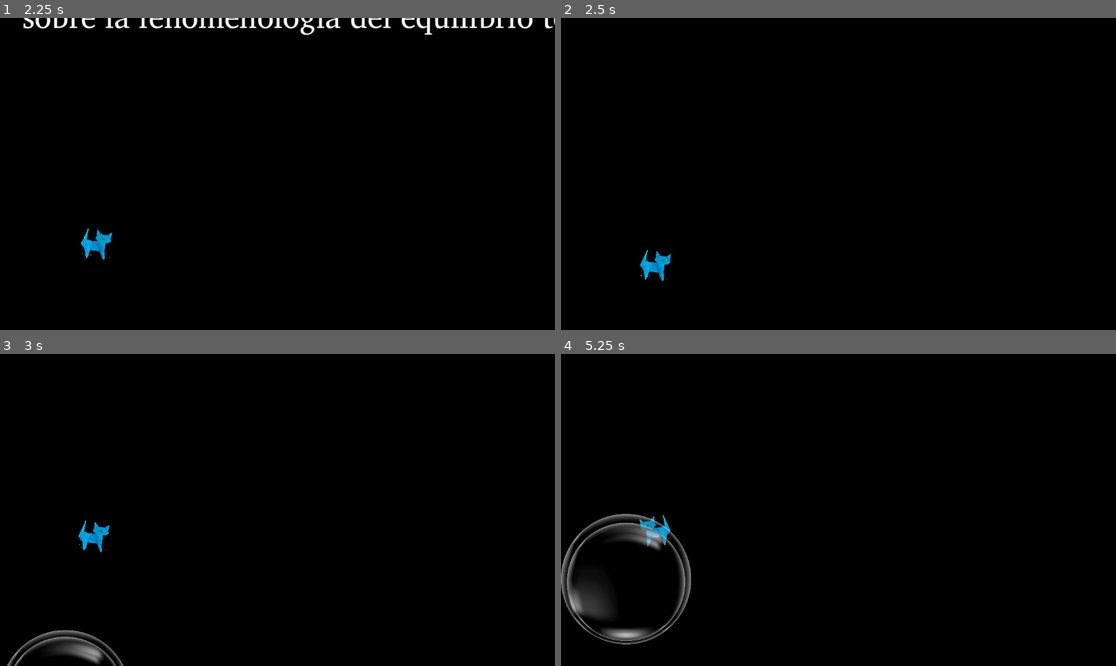
Above: before the commit, frames 1-4 (two rows, left to right).
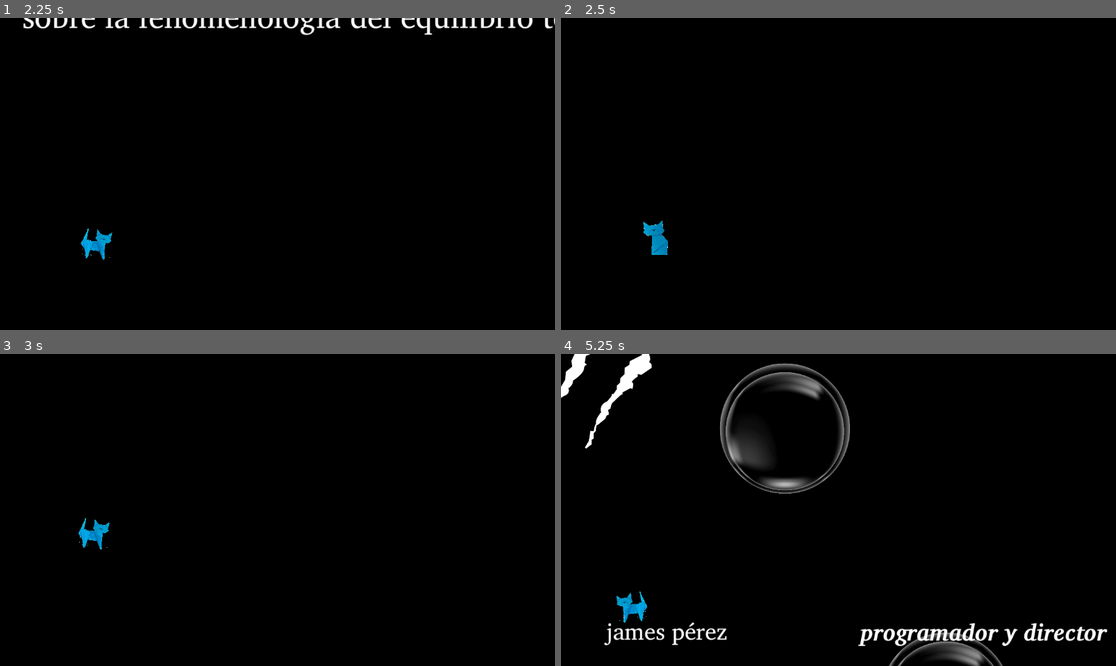
Above: after the commit, the same moments.

Repository: eramajarvi/project-pascal
Game: Godot game, scene res://scenes/menu.tscn
The game is run twice, just before and just after one commit, with the same random seed, the same clock (stepped at 60 frames per second) and the same inputs.
Inputs:
- Up to frame 1 (2.25 s): click "créditos" at 0.5 s; hold Right (ui_right) 1.28-2.03 s; tap Space (Jump) at 1.52 s; hold Down (ui_down) from 2.03 s (still down)
- Up to frame 2 (2.5 s): keep holding Down (ui_down); tap Space (Jump) at 2.27 s
- Up to frame 3 (3 s): release Down (ui_down) at 2.78 s; hold Right (ui_right) from 2.78 s (still down)
- Up to frame 4 (5.25 s): release Right (ui_right) at 3.53 s; hold Up (ui_up) 3.53-4.28 s; tap Space (Jump) at 3.77, 4.52 s; hold Left (ui_left) from 4.28 s (still down)

Frame 1 is identical in both runs. In frame 2, 0.6% of the frame differs, in the area x 14-20%, y 64-85%; in frame 3, 1.1%; in frame 4, 9.1%, in the area x 0-99%, y 0-100%.

Commit message:
nivel 2 melardo

Diff:
--- a/scenes/antropomorfia/persona1.tscn
+++ b/scenes/antropomorfia/persona1.tscn
@@ -1,6 +1,7 @@
-[gd_scene load_steps=3 format=3 uid="uid://dr6jr2828d7hv"]
+[gd_scene load_steps=4 format=3 uid="uid://dr6jr2828d7hv"]
 
 [ext_resource type="Texture2D" uid="uid://8w7i761g4s3u" path="res://assets/sprites/antropomorfia/PERSONA 1.png" id="1_378hv"]
+[ext_resource type="PackedScene" uid="uid://bu81i6vfes2au" path="res://scenes/electricBubble.tscn" id="2_lapyf"]
 
 [sub_resource type="BoxShape3D" id="BoxShape3D_o3sl1"]
 size = Vector3(15.067, 21.4761, 1)
@@ -14,3 +15,6 @@
 [node name="CollisionShape3D" type="CollisionShape3D" parent="StaticBody3D"]
 transform = Transform3D(1, 0, 0, 0, 1, 0, 0, 0, 1, -0.491913, 0.109863, 0)
 shape = SubResource("BoxShape3D_o3sl1")
+
+[node name="ElectricBubble" parent="." instance=ExtResource("2_lapyf")]
+transform = Transform3D(-20.0197, -0.781677, 0, 0.781677, -20.0197, 0, 0, 0, 20.035, 0.75021, 0.760618, 0.5)
--- /dev/null
+++ b/scenes/antropomorfia/persona2.tscn
@@ -0,0 +1,20 @@
+[gd_scene load_steps=4 format=3 uid="uid://b0nac334pdt0e"]
+
+[ext_resource type="Texture2D" uid="uid://dc314ogcotwic" path="res://assets/sprites/antropomorfia/PERSONA 2.png" id="1_qjt7v"]
+[ext_resource type="PackedScene" uid="uid://bu81i6vfes2au" path="res://scenes/electricBubble.tscn" id="2_juusq"]
+
+[sub_resource type="BoxShape3D" id="BoxShape3D_o3sl1"]
+size = Vector3(15.067, 21.4761, 1)
+
+[node name="Persona2" type="Sprite3D"]
+transform = Transform3D(0.0998932, 0.00462174, 0, -0.00462174, 0.0998932, 0, 0, 0, 0.1, 0, 0, 0)
+texture = ExtResource("1_qjt7v")
+
+[node name="StaticBody3D" type="StaticBody3D" parent="."]
+
+[node name="CollisionShape3D" type="CollisionShape3D" parent="StaticBody3D"]
+transform = Transform3D(1, 0, 0, 0, 1, 0, 0, 0, 1, -0.491913, 0.109863, 0)
+shape = SubResource("BoxShape3D_o3sl1")
+
+[node name="ElectricBubble" parent="." instance=ExtResource("2_juusq")]
+transform = Transform3D(-20.0197, -0.781677, 0, 0.781677, -20.0197, 0, 0, 0, 20.035, 0.75021, 0.760618, 0.5)
--- /dev/null
+++ b/scenes/antropomorfia/persona3.tscn
@@ -0,0 +1,20 @@
+[gd_scene load_steps=4 format=3 uid="uid://cg7n2cixcwl24"]
+
+[ext_resource type="Texture2D" uid="uid://behkincyfs8hc" path="res://assets/sprites/antropomorfia/PERSONA 3.png" id="1_vqyuj"]
+[ext_resource type="PackedScene" uid="uid://bu81i6vfes2au" path="res://scenes/electricBubble.tscn" id="2_pgdmp"]
+
+[sub_resource type="BoxShape3D" id="BoxShape3D_o3sl1"]
+size = Vector3(15.067, 21.4761, 1)
+
+[node name="Persona3" type="Sprite3D"]
+transform = Transform3D(0.0998932, 0.00462174, 0, -0.00462174, 0.0998932, 0, 0, 0, 0.1, 0, 0, 0)
+texture = ExtResource("1_vqyuj")
+
+[node name="StaticBody3D" type="StaticBody3D" parent="."]
+
+[node name="CollisionShape3D" type="CollisionShape3D" parent="StaticBody3D"]
+transform = Transform3D(1, 0, 0, 0, 1, 0, 0, 0, 1, -0.491913, 0.109863, 0)
+shape = SubResource("BoxShape3D_o3sl1")
+
+[node name="ElectricBubble" parent="." instance=ExtResource("2_pgdmp")]
+transform = Transform3D(-20.0197, -0.781677, 0, 0.781677, -20.0197, 0, 0, 0, 20.035, 0.75021, 0.760618, 0.5)
--- /dev/null
+++ b/scenes/antropomorfia/persona4.tscn
@@ -0,0 +1,20 @@
+[gd_scene load_steps=4 format=3 uid="uid://cj51ptvn7e7yk"]
+
+[ext_resource type="Texture2D" uid="uid://drpr5a3psnhvf" path="res://assets/sprites/antropomorfia/PERSONA 4.png" id="1_tj057"]
+[ext_resource type="PackedScene" uid="uid://bu81i6vfes2au" path="res://scenes/electricBubble.tscn" id="2_hip1y"]
+
+[sub_resource type="BoxShape3D" id="BoxShape3D_o3sl1"]
+size = Vector3(15.067, 21.4761, 1)
+
+[node name="Persona4" type="Sprite3D"]
+transform = Transform3D(0.0998932, 0.00462174, 0, -0.00462174, 0.0998932, 0, 0, 0, 0.1, 0, 0, 0)
+texture = ExtResource("1_tj057")
+
+[node name="StaticBody3D" type="StaticBody3D" parent="."]
+
+[node name="CollisionShape3D" type="CollisionShape3D" parent="StaticBody3D"]
+transform = Transform3D(1, 0, 0, 0, 1, 0, 0, 0, 1, -0.491913, 0.109863, 0)
+shape = SubResource("BoxShape3D_o3sl1")
+
+[node name="ElectricBubble" parent="." instance=ExtResource("2_hip1y")]
+transform = Transform3D(-20.0197, -0.781677, 0, 0.781677, -20.0197, 0, 0, 0, 20.035, 0.75021, 0.760618, 0.5)
--- /dev/null
+++ b/scenes/antropomorfia/persona5.tscn
@@ -0,0 +1,20 @@
+[gd_scene load_steps=4 format=3 uid="uid://bgfa3bt6f4yw6"]
+
+[ext_resource type="Texture2D" uid="uid://drpr5a3psnhvf" path="res://assets/sprites/antropomorfia/PERSONA 4.png" id="1_no2ub"]
+[ext_resource type="PackedScene" uid="uid://bu81i6vfes2au" path="res://scenes/electricBubble.tscn" id="2_31kli"]
+
+[sub_resource type="BoxShape3D" id="BoxShape3D_o3sl1"]
+size = Vector3(15.067, 21.4761, 1)
+
+[node name="Persona5" type="Sprite3D"]
+transform = Transform3D(0.0998932, 0.00462174, 0, -0.00462174, 0.0998932, 0, 0, 0, 0.1, 0, 0, 0)
+texture = ExtResource("1_no2ub")
+
+[node name="StaticBody3D" type="StaticBody3D" parent="."]
+
+[node name="CollisionShape3D" type="CollisionShape3D" parent="StaticBody3D"]
+transform = Transform3D(1, 0, 0, 0, 1, 0, 0, 0, 1, -0.491913, 0.109863, 0)
+shape = SubResource("BoxShape3D_o3sl1")
+
+[node name="ElectricBubble" parent="." instance=ExtResource("2_31kli")]
+transform = Transform3D(-20.0197, -0.781677, 0, 0.781677, -20.0197, 0, 0, 0, 20.035, 0.75021, 0.760618, 0.5)
--- a/scenes/creditos.tscn
+++ b/scenes/creditos.tscn
@@ -32,7 +32,7 @@
 size = Vector2(144, 33)
 
 [sub_resource type="RectangleShape2D" id="RectangleShape2D_uudk3"]
-size = Vector2(260, 35)
+size = Vector2(387, 35)
 
 [sub_resource type="RectangleShape2D" id="RectangleShape2D_01uhd"]
 size = Vector2(288, 35)
@@ -278,7 +278,7 @@
 metadata/_edit_group_ = true
 
 [node name="CollisionShape2D" type="CollisionShape2D" parent="Labels/james4"]
-position = Vector2(129, 25.5)
+position = Vector2(192.5, 25.5)
 shape = SubResource("RectangleShape2D_uudk3")
 
 [node name="Label" type="Label" parent="Labels/james4"]
Not shown, changed: assets/blender/castle-mesh-library.tres
Not shown: 7 places in assets/levels/level2/gridmapLevel2.tres that only renumber resources
Not shown, changed: scenes/levels/level1/gridmapBlocks-level1.tres
Not shown, changed: scenes/levels/level2.tscn
Not shown: 1 places in scenes/levels/mainlevelselector.tscn that only renumber resources
